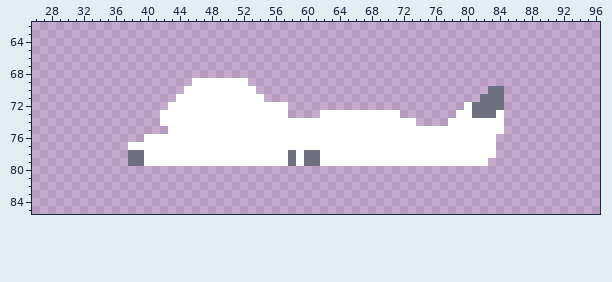
Two states of a pixel-art file, characters/mutant/sprites/knockdown.aseprite. The picture above was drawn from the file before the commit.
128x128 pixels, 1 frame. Shown: x 26..96, y 62..85.
Once edited:
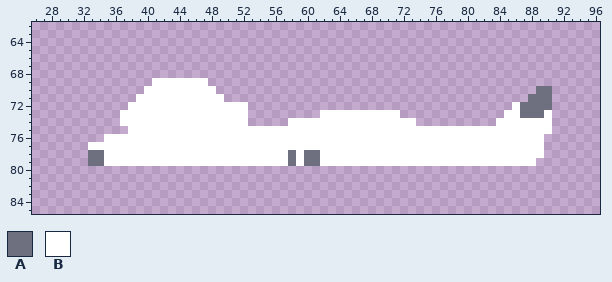
Palette (. is transparent): A #6e707f  B #ffffff
Edits made:
Colour A now appears in row 70 at x 89 to 90; in row 71 at x 88 to 90; in row 72 at x 87 to 90; in row 73 at x 87 to 89; in rows 78 to 79 at x 33 to 34.
Colour B now appears in row 69 at x 41 to 45; in row 70 at x 40 to 44; in row 71 at x 39 to 43; in row 72 at x 38 to 42 and 86; in row 73 at x 37 to 41, 85 to 86 and 90; in row 74 at x 37 to 41 and 85 to 90.
Colour B now appears in row 75 at x 38 to 42 and 85 to 90; in row 76 at x 35 to 39 and 84 to 89; in row 77 at x 33 to 37 and 84 to 89; in row 78 at x 35 to 37 and 84 to 89; in row 79 at x 35 to 37 and 83 to 88.
The author changed colour A to colour B in rows 78 to 79 at x 38 to 39.
Colour A is removed in row 70 at x 83 to 84; in row 71 at x 82 to 84; in row 72 at x 81 to 84; in row 73 at x 81 to 83.
Colour B is removed in row 69 at x 48 to 52; in row 70 at x 49 to 53; in row 71 at x 50 to 54; in row 72 at x 53 to 57 and 80; in row 73 at x 53 to 57, 79 to 80 and 84; in row 74 at x 53 to 57 and 78 to 83.
Where, in picture pixels (left, top, right, bottom), the same in both pictures:
changed: (88, 78, 288, 166)
changed: (448, 86, 552, 166)
